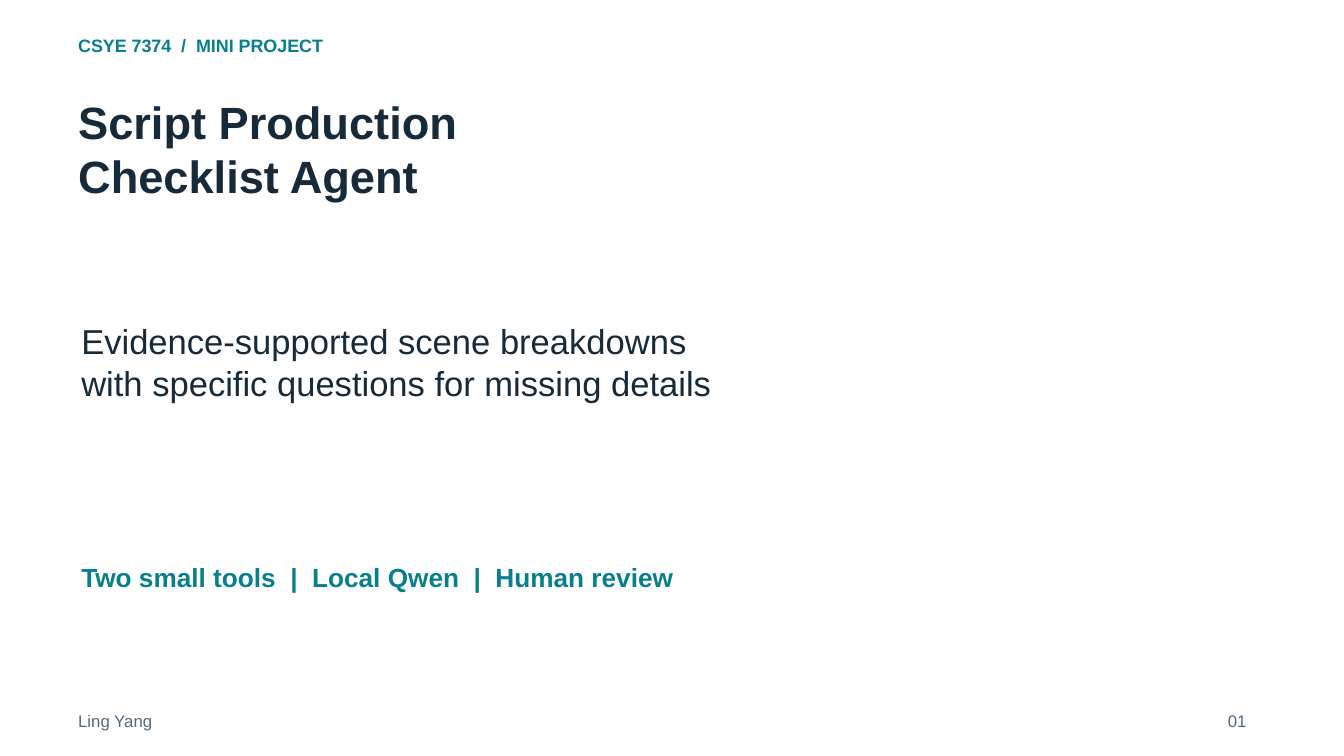
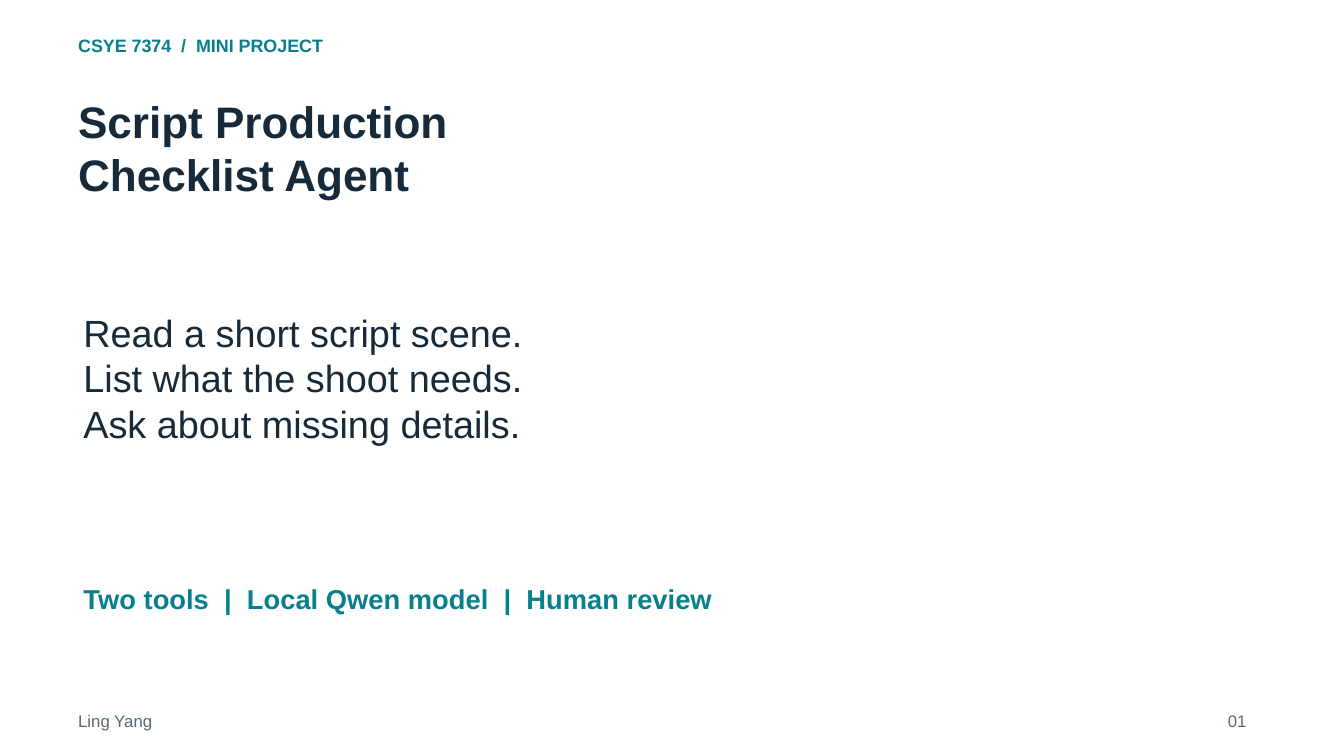
Before and after one commit to ling0021/script-production-checklist-agent, a slide deck: slide 1 of deliverables/Project_Presentation.pptx. Drawn at 1344x756 pixels with LibreOffice and Linux fonts; fonts in the diff are those of the drawing. Boxes give left, top, right and bottom in pixels: in the first picture for what was removed or moved away, otherwise in the second. Text is boxed around its words. In the diff, an @@ line names an element or a change of style, - is before the commit and + after.

```diff
--- a/deliverables/Project_Presentation.pptx
+++ b/deliverables/Project_Presentation.pptx
@@ text "Script Production" at [78,106,447,199]: size 32.2 to 31.5 pt @@
@@ text at [83,319,522,445]: text changed; size 24.8 to 27 pt @@
-Evidence-supported scene breakdowns
-with specific questions for missing details
+Read a short script scene.
+List what the shoot needs.
+Ask about missing details.
@@ text at [83,589,712,614]: text changed; size 18.8 to 19.5 pt @@
-Two small tools | Local Qwen | Human review
+Two tools | Local Qwen model | Human review
```
Also in this commit, not shown: 5 other slides changed, 2 slides added, 2 slides removed, 1 other file.
